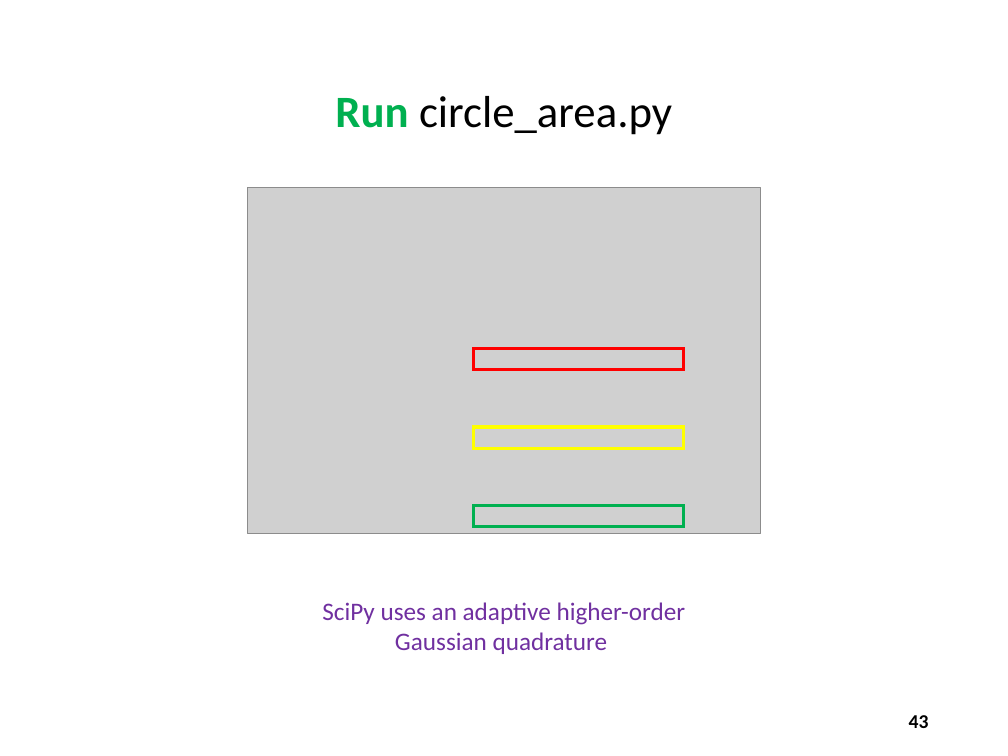
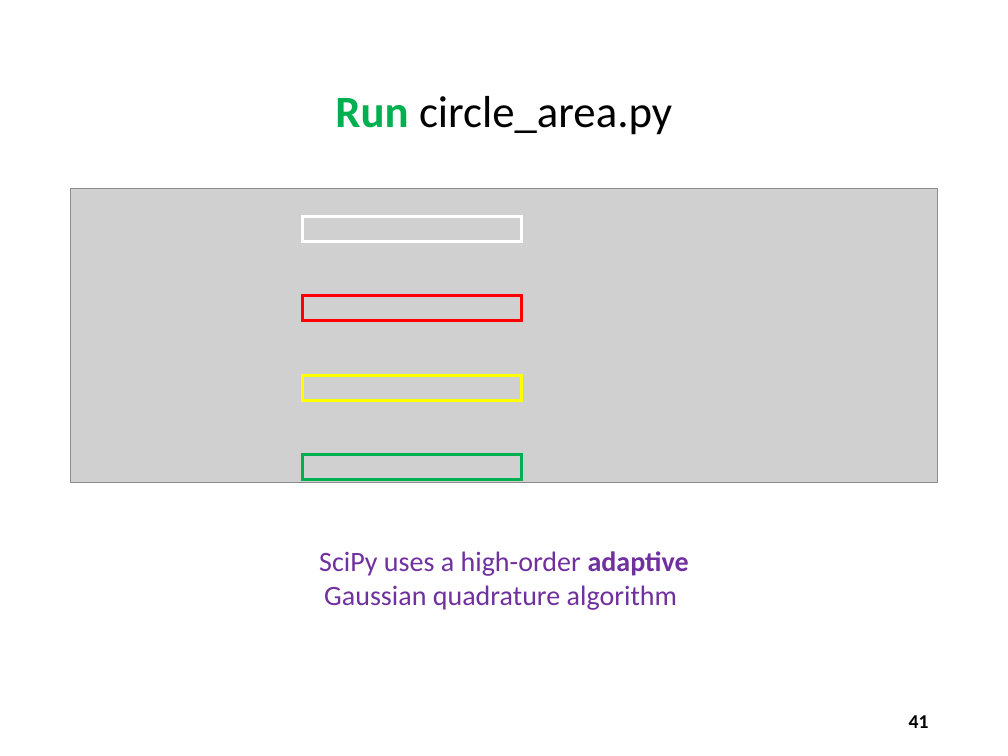
Before and after one commit to noahchampagne/QIS101, a slide deck: slide 41 of slides/Session 10 - Numerical Analysis/Session 10 - Numerical Analysis.pptx (slide 43 before the commit). Drawn at 1008x756 pixels with LibreOffice and Linux fonts; fonts in the diff are those of the drawing; grey boxes stand for pictures. Boxes give left, top, right and bottom in pixels: in the first picture for what was removed or moved away, otherwise in the second. Text is boxed around its words. In the diff, an @@ line names an element or a change of style, - is before the commit and + after.

```diff
--- a/slides/Session 10 - Numerical Analysis/Session 10 - Numerical Analysis.pptx
+++ b/slides/Session 10 - Numerical Analysis/Session 10 - Numerical Analysis.pptx
@@ picture: place and size @@
-picture at <box>247,187,760,533</box>
+picture at <box>71,188,937,483</box>
@@ rectangle added at <box>303,217,522,242</box>, outline #FFFFFF 2.25 pt @@
@@ picture added at <box>672,231,915,333</box> @@
@@ rectangle: place and size @@
-rectangle at <box>474,348,684,369</box>
+rectangle at <box>303,295,522,321</box>
@@ rectangle: place and size @@
-rectangle at <box>474,427,684,449</box>
+rectangle at <box>303,375,522,400</box>
@@ rectangle: place and size @@
-rectangle at <box>474,505,684,526</box>
+rectangle at <box>303,455,522,480</box>
@@ text at <box>319,551,689,610</box>: text changed; size 18 to 20 pt @@
-SciPy uses an adaptive higher-order Gaussian quadrature
+SciPy uses a high-order adaptive Gaussian quadrature algorithm
@@ page number at <box>909,715,929,728</box>: text changed @@
-43
+41
```
Also in this commit, not shown: 11 other slides changed, 2 slides removed.
